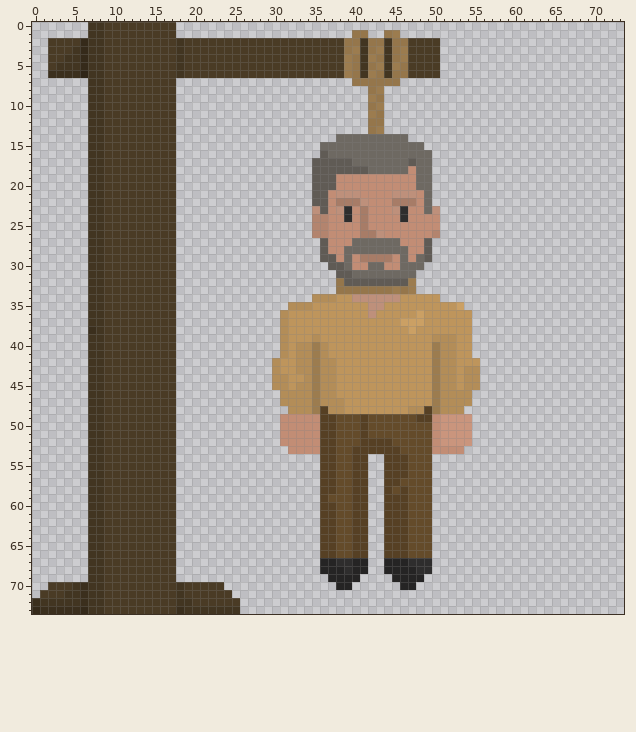
Two versions of one sprite sheet, img/partes/05.png. The picture above is the old version.
The file is 444x444 pixels, drawn in blocks of 6x6; one block is one cell here. Colours within 5 levels of each other are drawn and written as one.
After the commit:
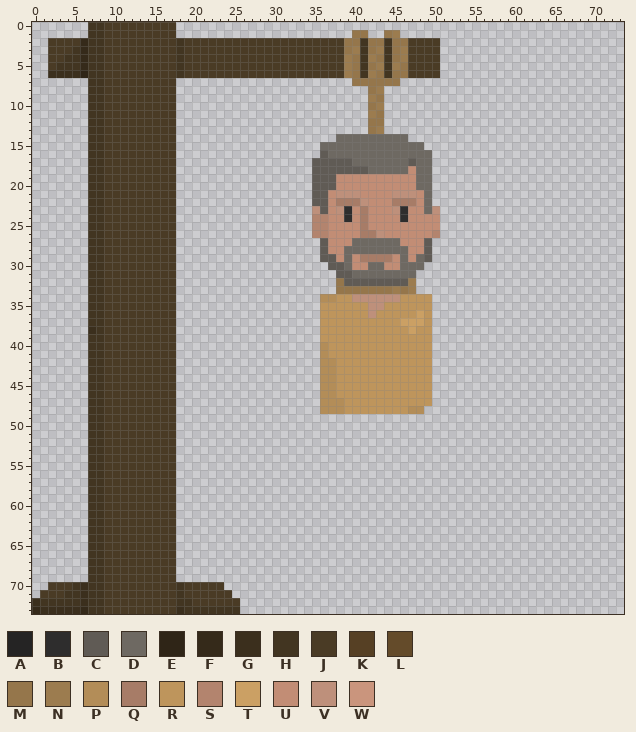
Palette (. is transparent): A #252424  B #2e2d2d  C #605b55  D #6e6962  E #2f2517  F #352a1a  G #3b2f1d  H #423521  J #4a3b25  K #564024  L #644b2a  M #95764b  N #9c7c4f  P #b38d58  Q #a77c67  R #be955c  S #b3846e  T #cba064  U #c28d75  V #be907b  W #ca957d
Change:
{"y":34,"x":35,"old":"P","new":"."}
{"y":34,"x":50,"old":"R","new":"."}
{"y":35,"x":32,"old":"PPPR","new":"...."}
{"y":35,"x":50,"old":"RRRT","new":"...."}
{"y":36,"x":31,"old":"PRRRR","new":"....."}
{"y":36,"x":50,"old":"RRRRR","new":"....."}
{"y":37,"x":31,"old":"PRRRR","new":"....."}
{"y":37,"x":50,"old":"RRRRR","new":"....."}
{"y":38,"x":31,"old":"PRRRR","new":"....."}
{"y":38,"x":50,"old":"RRRRR","new":"....."}
{"y":39,"x":31,"old":"PRRRP","new":"....."}
{"y":39,"x":50,"old":"PPPRR","new":"....."}
{"y":40,"x":31,"old":"PRPPN","new":"....."}
{"y":40,"x":50,"old":"NPPRR","new":"....."}
{"y":41,"x":31,"old":"PRPPN","new":"....."}
{"y":41,"x":50,"old":"NPPRR","new":"....."}
{"y":42,"x":30,"old":"PRRPPN","new":"......"}
{"y":42,"x":50,"old":"NPPRRR","new":"......"}
{"y":43,"x":30,"old":"PRRPPN","new":"......"}
{"y":43,"x":50,"old":"NPPRPP","new":"......"}
{"y":44,"x":30,"old":"PPRRPN","new":"......"}
{"y":44,"x":50,"old":"NPPRPP","new":"......"}
{"y":45,"x":30,"old":"PPRPPN","new":"......"}
{"y":45,"x":50,"old":"NPPRPP","new":"......"}
{"y":46,"x":31,"old":"PPPPN","new":"....."}
{"y":46,"x":50,"old":"NPPPP","new":"....."}
{"y":47,"x":31,"old":"PPPPN","new":"....."}
{"y":47,"x":50,"old":"NPPPP","new":"....."}
{"y":48,"x":32,"old":"PPPNK","new":"....P"}
{"y":48,"x":49,"old":"KNPPP","new":"....."}
{"y":49,"x":31,"old":"UUUUUKKLLLKLLLLLLKKUWWWW","new":"........................"}
{"y":50,"x":31,"old":"UUUUUKKLLLKLLLLLLLLUWWWW","new":"........................"}
{"y":51,"x":31,"old":"UUUUUKKLLLKLLLLLLLLUWWWW","new":"........................"}
{"y":52,"x":31,"old":"UUUUUKKLLLKKKKLLLLLUWWWW","new":"........................"}
{"y":53,"x":32,"old":"UUUUKKLLKKKKKKLLLLUUUU","new":"......................"}
{"y":54,"x":36,"old":"KKLLKK","new":"......"}
{"y":54,"x":44,"old":"KKKLLL","new":"......"}
{"y":55,"x":36,"old":"KKLLKK","new":"......"}
{"y":55,"x":44,"old":"KKKLLL","new":"......"}
{"y":56,"x":36,"old":"KKLLKK","new":"......"}
{"y":56,"x":44,"old":"KKKLLL","new":"......"}
{"y":57,"x":36,"old":"KKLLKK","new":"......"}
{"y":57,"x":44,"old":"KKLLLL","new":"......"}
{"y":58,"x":36,"old":"KKLLKK","new":"......"}
{"y":58,"x":44,"old":"KLKLLL","new":"......"}
{"y":59,"x":36,"old":"KLLLKK","new":"......"}
{"y":59,"x":44,"old":"KKKLLL","new":"......"}
{"y":60,"x":36,"old":"KKLLKK","new":"......"}
{"y":60,"x":44,"old":"KKKLLL","new":"......"}
{"y":61,"x":36,"old":"KKLLKK","new":"......"}
{"y":61,"x":44,"old":"KKKLLL","new":"......"}
{"y":62,"x":36,"old":"KKLLKK","new":"......"}
{"y":62,"x":44,"old":"KKKLLL","new":"......"}
{"y":63,"x":36,"old":"KKLLKK","new":"......"}
{"y":63,"x":44,"old":"KKKLLL","new":"......"}
{"y":64,"x":36,"old":"KKLLKK","new":"......"}
{"y":64,"x":44,"old":"KKKLLL","new":"......"}
{"y":65,"x":36,"old":"KKLLKK","new":"......"}
{"y":65,"x":44,"old":"KKKLLL","new":"......"}
{"y":66,"x":36,"old":"KKLLKK","new":"......"}
{"y":66,"x":44,"old":"KKKLLL","new":"......"}
{"y":67,"x":36,"old":"AABBAA","new":"......"}
{"y":67,"x":44,"old":"AAABBB","new":"......"}
{"y":68,"x":36,"old":"AAABAA","new":"......"}
{"y":68,"x":44,"old":"AAAABB","new":"......"}
{"y":69,"x":37,"old":"AAAA","new":"...."}
{"y":69,"x":45,"old":"AAAA","new":"...."}
{"y":70,"x":38,"old":"AA","new":".."}
{"y":70,"x":46,"old":"AA","new":".."}
{"label":"changed","picture_box":[272,294,480,590]}
